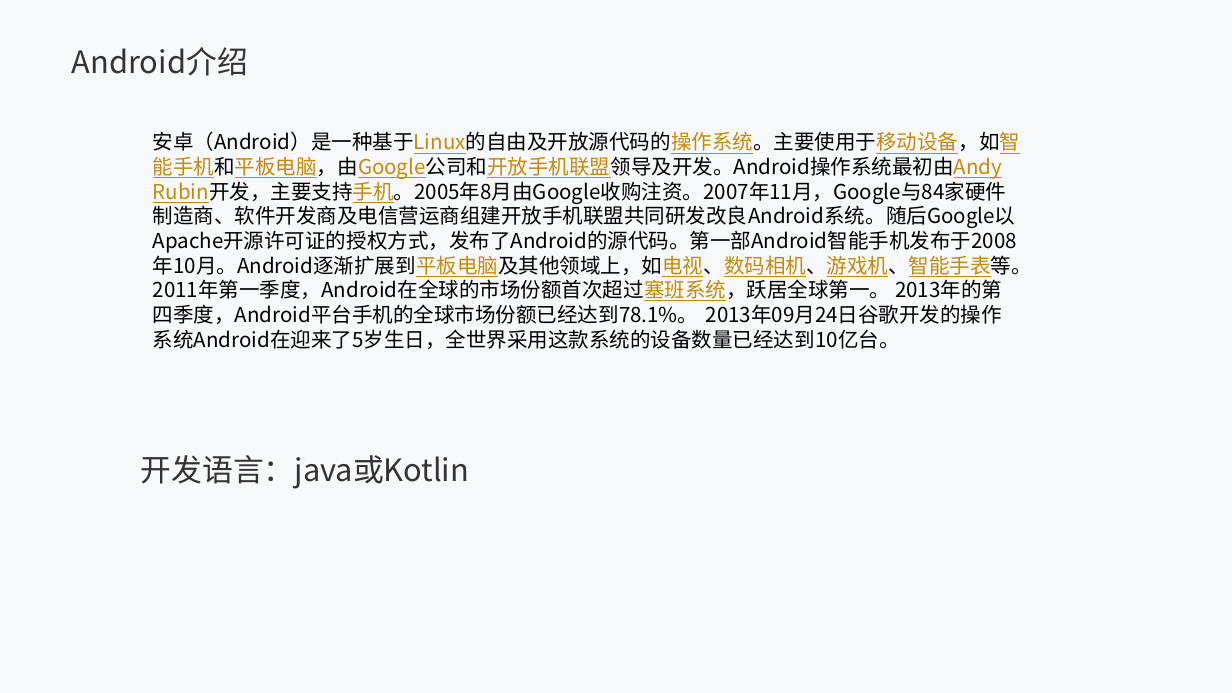
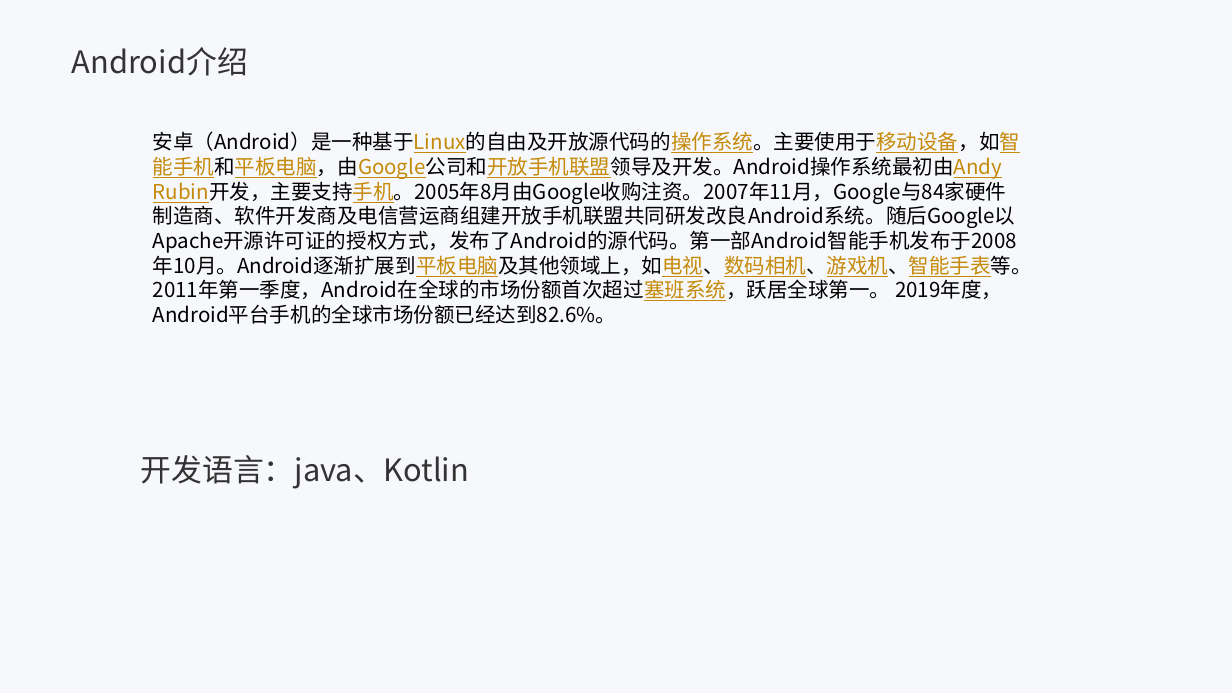
Before and after one commit to fenglipk/react-native-demo, a slide deck: slide 5 of 移动端开发分享.pptx. Drawn at 1232x693 pixels with LibreOffice and Linux fonts; fonts in the diff are those of the drawing; background and template pictures are left out. Boxes give left, top, right and bottom in pixels: in the first picture for what was removed or moved away, otherwise in the second. Text is boxed around its words. In the diff, an @@ line names an element or a change of style, - is before the commit and + after.

```diff
--- a/移动端开发分享.pptx
+++ b/移动端开发分享.pptx
@@ text at [153,131,1032,324]: text changed @@
-安卓（Android）是一种基于Linux的自由及开放源代码的操作系统。主要使用于移动设备，如智能手机和平板电脑，由Google公司和开放手机联盟领导及开发。Android操作系统最初由Andy Rubin开发，主要支持手机。2005年8月由Google收购注资。2007年11月，Google与84家硬件制造商、软件开发商及电信营运商组建开放手机联盟共同研发改良Android系统。随后Google以Apache开源许可证的授权方式，发布了Android的源代码。第一部Android智能手机发布于2008年10月。Android逐渐扩展到平板电脑及其他领域上，如电视、数码相机、游戏机、智能手表等。2011年第一季度，Android在全球的市场份额首次超过塞班系统，跃居全球第一。 2013年的第四季度，Android平台手机的全球市场份额已经达到78.1%。 2013年09月24日谷歌开发的操作系统Android在迎来了5岁生日，全世界采用这款系统的设备数量已经达到10亿台。
+安卓（Android）是一种基于Linux的自由及开放源代码的操作系统。主要使用于移动设备，如智能手机和平板电脑，由Google公司和开放手机联盟领导及开发。Android操作系统最初由Andy Rubin开发，主要支持手机。2005年8月由Google收购注资。2007年11月，Google与84家硬件制造商、软件开发商及电信营运商组建开放手机联盟共同研发改良Android系统。随后Google以Apache开源许可证的授权方式，发布了Android的源代码。第一部Android智能手机发布于2008年10月。Android逐渐扩展到平板电脑及其他领域上，如电视、数码相机、游戏机、智能手表等。2011年第一季度，Android在全球的市场份额首次超过塞班系统，跃居全球第一。 2019年度，Android平台手机的全球市场份额已经达到82.6%。
@@ text at [141,455,470,489]: text changed @@
-开发语言：java或Kotlin
+开发语言：java、Kotlin
```
Also in this commit, not shown: 7 other slides changed, 2 other files.
